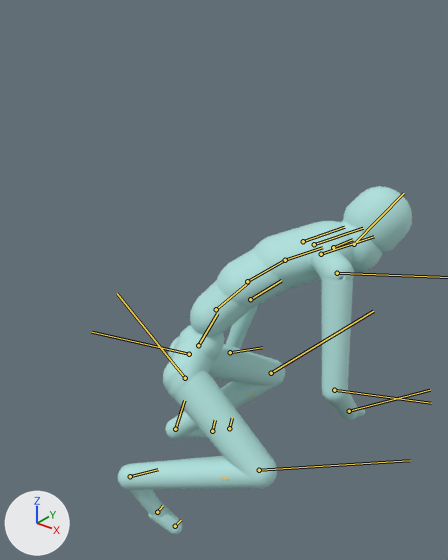
The glTF model assets/samples/hockey_stop/hockey_stop_humanoid.glb: old version first, new version second.
One viewpoint serves both versions: a 50 mm camera at (1.12, -1.272, 1.646) aimed at (0.013, 0.111, 0.788). The axes (+X, +Y, +Z) are drawn at lower left. The lights are the same throughout. The older version comes first. Both versions are drawn at frame 5 of the action 'hockey_stop'; the numbers are the values there. The bones that change, and the others that lie on the model, are drawn over the model as lines.

Names of what the first picture shows: 'bones', 'mannequin'.
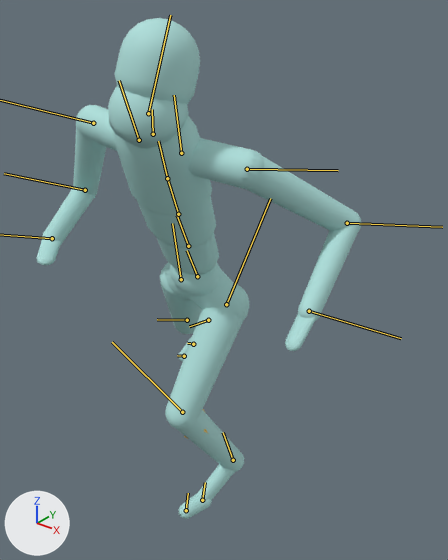
Boxes (x1, y1, x2, y2) around the edits, measured in the pictures (448 x 560 px):
'mannequin', posed (10% wider, 43% taller)
    before: (118, 186, 412, 535)
    after: (37, 18, 361, 519)
'bones', posed (mostly hidden)
    before: (221, 195, 403, 480)
    after: (169, 18, 208, 438)
bone 'Hips', root to tip
    before: (198, 345) to (217, 313)
    after: (197, 276) to (187, 250)
bone 'Spine', root to tip
    before: (216, 309) to (248, 282)
    after: (188, 246) to (177, 215)
bone 'Spine1', root to tip
    before: (247, 281) to (285, 260)
    after: (178, 214) to (167, 178)
bone 'Spine2', root to tip
    before: (285, 260) to (322, 247)
    after: (167, 178) to (158, 141)
bone 'Neck', root to tip
    before: (333, 247) to (352, 239)
    after: (153, 134) to (152, 109)
bone 'Head', root to tip
    before: (354, 244) to (404, 193)
    after: (148, 113) to (170, 15)
bone 'LeftShoulder', root to tip
    before: (314, 244) to (363, 228)
    after: (181, 153) to (174, 95)
bone 'LeftArm', root to tip
    before: (303, 241) to (344, 227)
    after: (247, 169) to (338, 170)
bone 'LeftForeArm', root to tip
    before: (250, 299) to (281, 280)
    after: (347, 223) to (442, 227)
bone 'LeftHand', root to tip
    before: (230, 352) to (262, 347)
    after: (309, 311) to (401, 338)
bone 'RightShoulder', root to tip
    before: (321, 254) to (374, 236)
    after: (139, 140) to (119, 80)
bone 'RightForeArm', root to tip
    before: (334, 390) to (431, 403)
    after: (85, 190) to (4, 173)
bone 'LeftUpLeg', root to tip
    before: (189, 354) to (92, 332)
    after: (226, 304) to (270, 198)
bone 'LeftLeg', root to tip
    before: (271, 373) to (373, 311)
    after: (182, 412) to (112, 342)
bone 'LeftFoot', root to tip
    before: (175, 429) to (184, 400)
    after: (233, 460) to (223, 432)
bone 'LeftToeBase', root to tip
    before: (212, 431) to (215, 420)
    after: (202, 500) to (205, 482)
bone 'RightUpLeg', root to tip
    before: (185, 378) to (117, 293)
    after: (181, 279) to (172, 223)
bone 'RightLeg', root to tip
    before: (259, 470) to (410, 460)
    after: (187, 320) to (157, 319)
bone 'RightFoot', root to tip
    before: (130, 476) to (158, 469)
    after: (208, 320) to (189, 326)

The change in detail:
Bone 'Hips' (bone_hips) moves from (0.0, -0.335, 0.0) to (0.0, -0.091, 0.0).
Bone 'Hips' (bone_hips) turns from (41, 129, 16) to (28, -1, -8) degrees about its own x, y and z.
Bone 'Spine' (bone_spine) turns from (20, 2, 0) to (1, 4, -2) degrees about its own x, y and z.
Bone 'Spine1' (bone_spine1) turns from (11, 0, -1) to (-2, 3, -2) degrees about its own x, y and z.
Bone 'Spine2' (bone_spine2) turns from (11, 0, 0) to (-2, 2, -1) degrees about its own x, y and z.
Bone 'Neck' (bone_neck) turns from (-6, -1, 3) to (-9, 2, -5) degrees about its own x, y and z.
Bone 'Head' (bone_head) turns from (-24, -5, 3) to (-31, -4, 3) degrees about its own x, y and z.
Bone 'LeftShoulder' (bone_leftshoulder) turns from (2, -9, -6) to (0, 6, -4) degrees about its own x, y and z.
Bone 'LeftArm' (bone_leftarm) turns from (4, -29, -51) to (24, 19, -42) degrees about its own x, y and z.
Bone 'LeftForeArm' (bone_leftforearm) turns from (-5, -18, 1) to (32, -106, -46) degrees about its own x, y and z.
Bone 'LeftHand' (bone_lefthand) turns from (9, -7, -16) to (-1, 3, -6) degrees about its own x, y and z.
Bone 'RightShoulder' (bone_rightshoulder) turns from (2, 8, -3) to (-1, -7, 5) degrees about its own x, y and z.
Bone 'RightArm' (bone_rightarm) turns from (21, 65, 48) to (32, 2, 60) degrees about its own x, y and z.
Bone 'RightForeArm' (bone_rightforearm) turns from (-4, 60, -2) to (17, 115, 29) degrees about its own x, y and z.
Bone 'RightHand' (bone_righthand) turns from (20, 10, -9) to (0, 0, 11) degrees about its own x, y and z.
Bone 'LeftUpLeg' (bone_leftupleg) turns from (-87, 25, 15) to (-63, 2, 7) degrees about its own x, y and z.
Bone 'LeftLeg' (bone_leftleg) turns from (115, 2, -8) to (69, -1, -2) degrees about its own x, y and z.
Bone 'LeftFoot' (bone_leftfoot) turns from (-43, 12, -3) to (-14, -5, 1) degrees about its own x, y and z.
Bone 'LeftToeBase' (bone_lefttoebase) turns from (-7, 0, 1) to (-29, 1, 2) degrees about its own x, y and z.
Bone 'RightUpLeg' (bone_rightupleg) turns from (-75, -26, 0) to (2, -8, -17) degrees about its own x, y and z.
Bone 'RightLeg' (bone_rightleg) turns from (124, -1, 7) to (21, 5, -7) degrees about its own x, y and z.
Bone 'RightFoot' (bone_rightfoot) turns from (-18, 25, 20) to (19, -3, 6) degrees about its own x, y and z.
